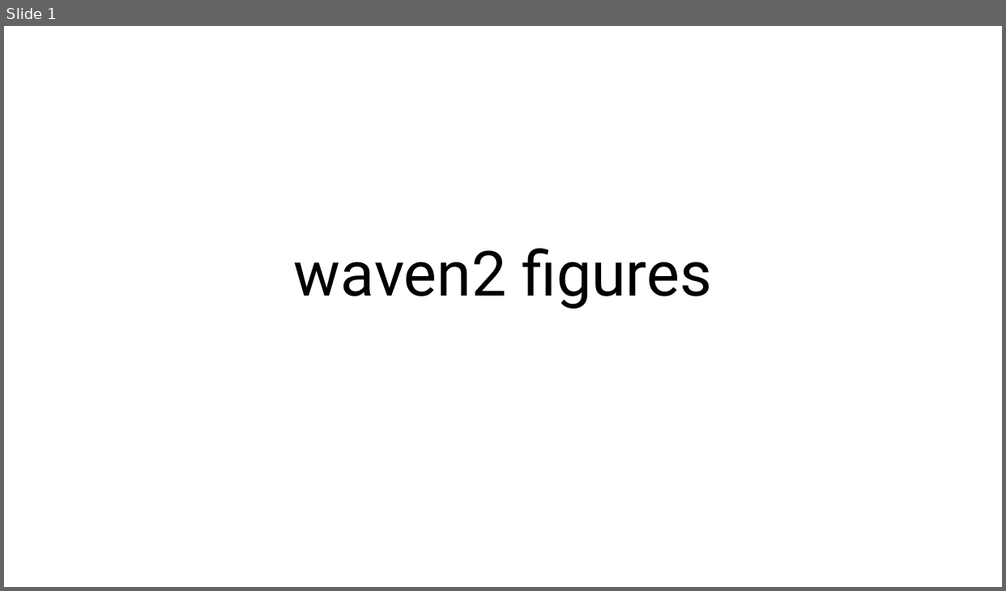
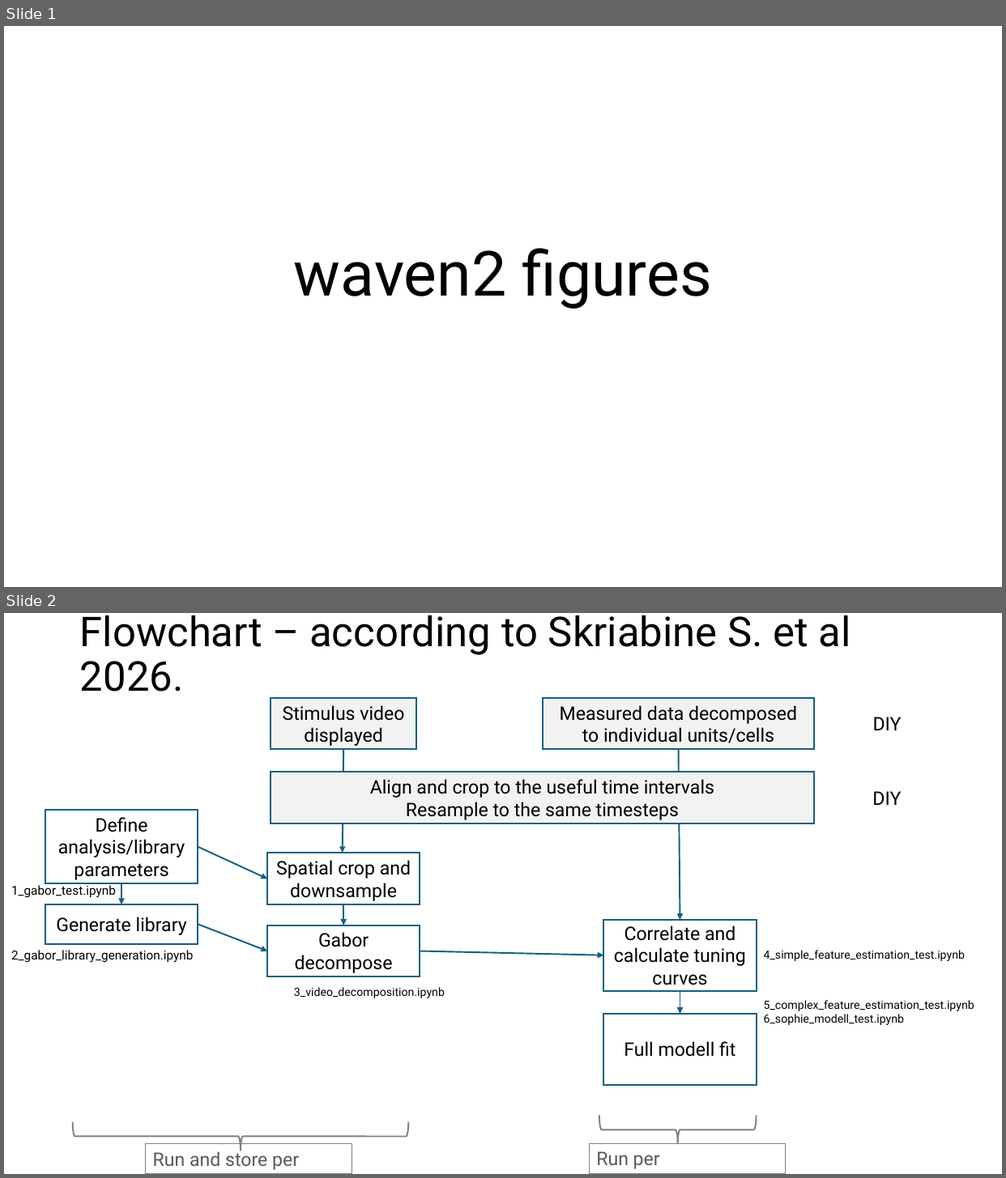
Before and after one commit to katonage/waven2, a slide deck: figures.pptx. Shown one above the other, each under a label of ours: slide 1 before the commit, slides 1 and 2 after it. The pictures are 1006x591 and 1006x1178 pixels, drawn with LibreOffice and Linux fonts; fonts in the diff are those of the drawing. Boxes give left, top, right and bottom in pixels: in the first picture for what was removed or moved away, otherwise in the second. Text is boxed around its words. In the diff, an @@ line names an element or a change of style, - is before the commit and + after.

```diff
--- a/figures.pptx
+++ b/figures.pptx
@@ slide 2 added at [4, 613, 1002, 1174], background #FFFFFF @@
@@ title added at [80, 615, 851, 692], 39.6 pt, text #000000 @@
+Flowchart – according to Skriabine S. et al 2026.
@@ rectangle added at [270, 698, 416, 750], fill #F2F2F2, outline #156082 1.5 pt, 18 pt, text #000000 @@
+Stimulus video displayed
@@ rectangle added at [543, 698, 815, 750], fill #F2F2F2, outline #156082 1.5 pt, 18 pt, text #000000 @@
+Measured data decomposed to individual units/cells
@@ text added at [873, 717, 901, 730], 18 pt, text #000000 @@
+DIY
@@ arrow added from (344, 749) to (343, 853), #156082 1.5 pt @@
@@ arrow added from (679, 749) to (680, 920), #156082 1.5 pt @@
@@ rectangle added at [270, 772, 814, 824], fill #F2F2F2, outline #156082 1.5 pt, 18 pt, text #000000 @@
+Align and crop to the useful time intervals
+Resample to the same timesteps
@@ text added at [872, 791, 901, 805], 18 pt, text #000000 @@
+DIY
@@ rectangle added at [45, 810, 198, 884], fill #FFFFFF, outline #156082 1.5 pt, 18 pt, text #000000 @@
+Define analysis/library parameters
@@ arrow added from (198, 846) to (267, 879), #156082 1.5 pt @@
@@ rectangle added at [267, 854, 420, 905], fill #FFFFFF, outline #156082 1.5 pt, 18 pt, text #000000 @@
+Spatial crop and downsample
@@ text added at [11, 884, 116, 898], 12 pt, text #000000 @@
+1_gabor_test.ipynb
@@ arrow added from (121, 884) to (121, 905), #156082 1.5 pt @@
@@ rectangle added at [45, 905, 198, 944], fill #FFFFFF, outline #156082 1.5 pt, 18 pt, text #000000 @@
+Generate library
@@ arrow added from (198, 924) to (267, 952), #156082 1.5 pt @@
@@ rectangle added at [267, 925, 420, 977], fill #FFFFFF, outline #156082 1.5 pt, 18 pt, text #000000 @@
+Gabor decompose
@@ arrow added from (344, 905) to (344, 925), #156082 1.5 pt @@
@@ rectangle added at [603, 920, 756, 991], fill #FFFFFF, outline #156082 1.5 pt, 18 pt, text #000000 @@
+Correlate and calculate tuning curves
@@ text added at [11, 950, 193, 963], 12 pt, text #000000 @@
+2_gabor_library_generation.ipynb
@@ arrow added from (420, 952) to (603, 956), #156082 1.5 pt @@
@@ text added at [764, 950, 965, 961], 11 pt, text #000000 @@
+4_simple_feature_estimation_test.ipynb
@@ text added at [294, 987, 445, 999], 11 pt, text #000000 @@
+3_video_decomposition.ipynb
@@ arrow added from (680, 991) to (680, 1014), #156082 1.5 pt @@
@@ text added at [764, 1000, 974, 1025], 11 pt, text #000000 @@
+5_complex_feature_estimation_test.ipynb
+6_sophie_modell_test.ipynb
@@ rectangle added at [603, 1014, 756, 1085], fill #FFFFFF, outline #156082 1.5 pt, 18 pt, text #000000 @@
+Full modell fit
@@ right brace added at [73, 1122, 409, 1152], outline #808080 1.5 pt @@
@@ right brace added at [599, 1116, 756, 1145], outline #808080 1.5 pt @@
@@ rectangle added at [146, 1144, 351, 1174], outline #808080 0.75 pt, 18 pt, text #595959 @@
+Run and store per video
@@ rectangle added at [590, 1144, 786, 1174], outline #808080 0.75 pt, 18 pt, text #595959 @@
+Run per measurement
```
Also in this commit, not shown: 1 slide changed, 7 other files.
